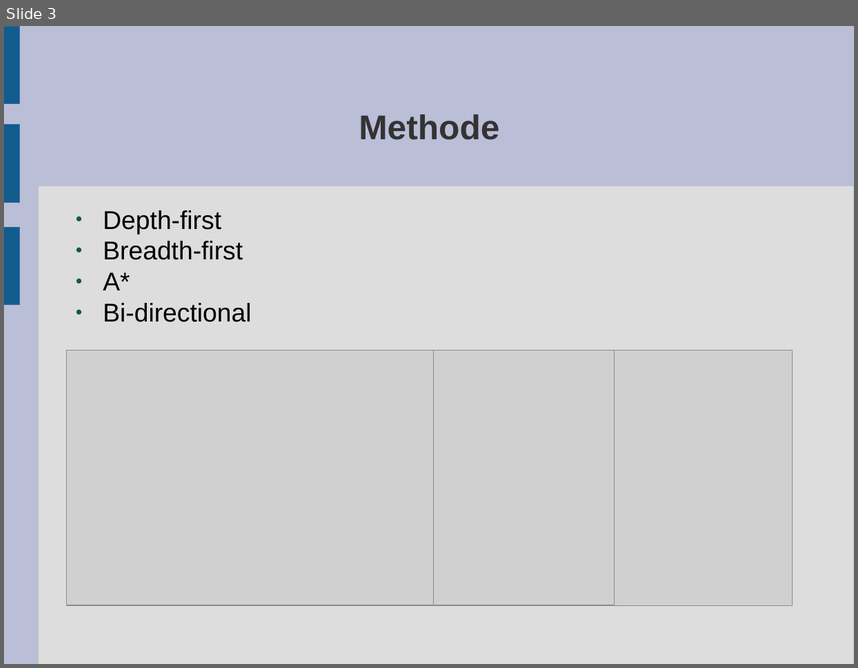
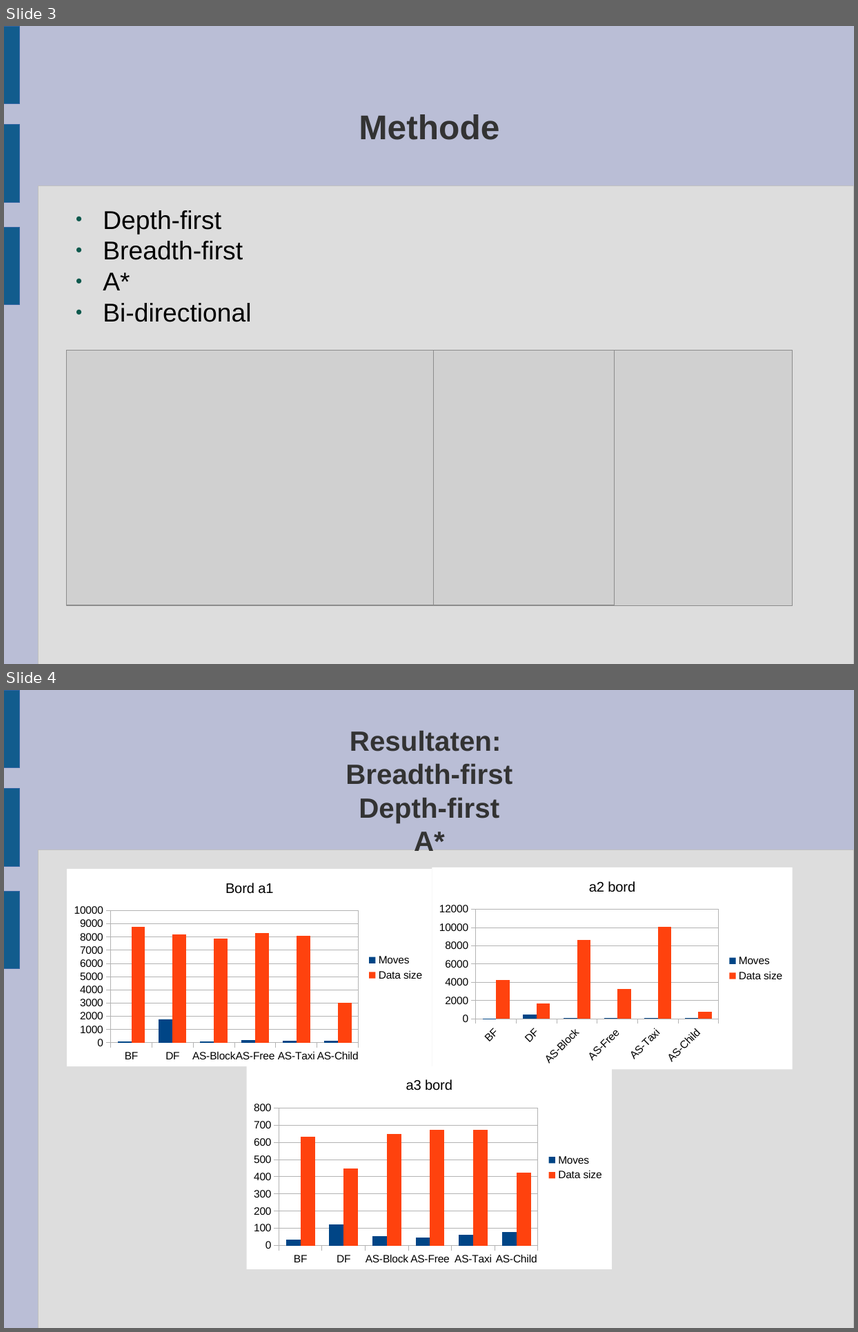
Before and after one commit to cmdras/spitsuur, a slide deck: Presentatie Heuristieken/Presentatie Heuristieken.odp. Shown one above the other, each under a label of ours: slide 3 before the commit, slides 3 and 4 after it. The pictures are 858x668 and 858x1332 pixels, drawn with LibreOffice and Linux fonts; fonts in the diff are those of the drawing; grey boxes stand for pictures. Boxes give left, top, right and bottom in pixels: in the first picture for what was removed or moved away, otherwise in the second. Text is boxed around its words. In the diff, an @@ line names an element or a change of style, - is before the commit and + after.

```diff
--- a/Presentatie Heuristieken/Presentatie Heuristieken.odp
+++ b/Presentatie Heuristieken/Presentatie Heuristieken.odp
@@ slide 4 added at (x1=4, y1=690, x2=854, y2=1328), background #BABED6; not listed: 4 template elements that a slide beside it also shows @@
@@ title added at (x1=346, y1=731, x2=513, y2=851), 26 pt, text #333333, bold @@
+Resultaten:
+Breadth-first
+Depth-first
+A*
@@ column chart added at (x1=67, y1=869, x2=432, y2=1067) @@
+title "Bord a1"
+categories: BF, DF, AS-Block, AS-Free, AS-Taxi, AS-Child
+Moves: 100, 1800, 100, 200, 200, 100
+Data size: 8800, 8200, 7900, 8300, 8100, 3000
@@ column chart added at (x1=432, y1=867, x2=793, y2=1069) @@
+title "a2 bord"
+categories: BF, DF, AS-Block, AS-Free, AS-Taxi, AS-Child
+Moves: 0, 400, 100, 100, 100, 100
+Data size: 4300, 1700, 8600, 3300, 10000, 800
@@ column chart added at (x1=247, y1=1065, x2=613, y2=1268) @@
+title "a3 bord"
+categories: BF, DF, AS-Block, AS-Free, AS-Taxi, AS-Child
+Moves: 40, 120, 60, 50, 60, 80
+Data size: 630, 450, 650, 670, 670, 420
```
Also in this commit, not shown: 5 other slides added, 2 slides removed.
